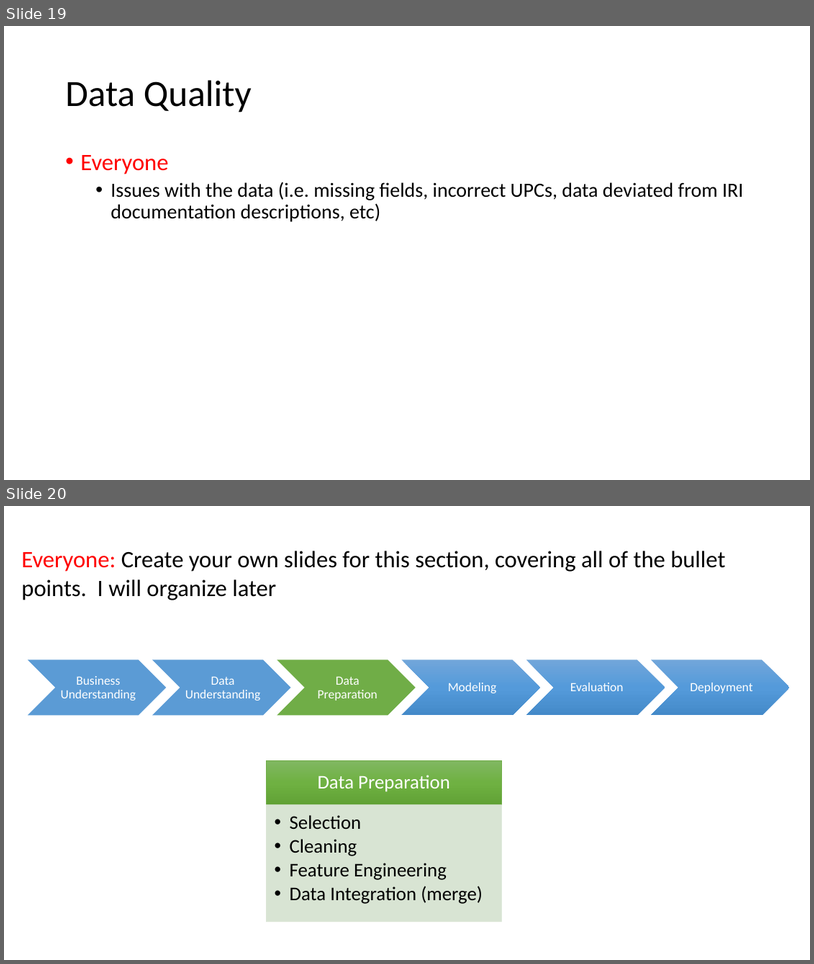
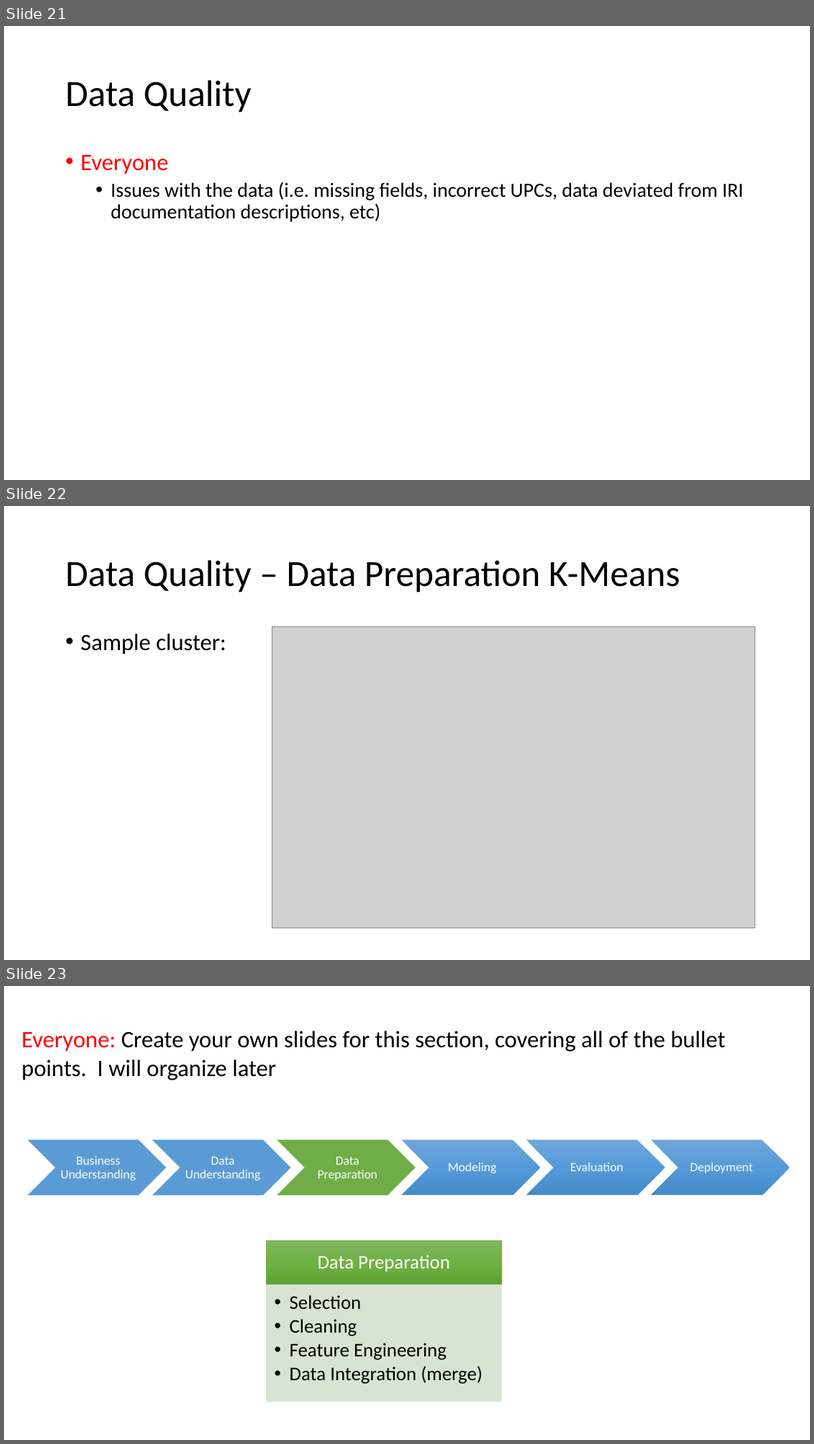
Before and after one commit to mGalarnyk/Machine_Learning_Froyo, a slide deck: Current_Powerpoint/Froyo_v2.pptx. Shown one above the other, each under a label of ours: slides 19 and 20 before the commit, slides 21, 22 and 23 after it. The pictures are 814x964 and 814x1444 pixels, drawn with LibreOffice and Linux fonts; fonts in the diff are those of the drawing; grey boxes stand for pictures. Boxes give left, top, right and bottom in pixels: in the first picture for what was removed or moved away, otherwise in the second. Text is boxed around its words. In the diff, an @@ line names an element or a change of style, - is before the commit and + after.

```diff
--- a/Current_Powerpoint/Froyo_v2.pptx
+++ b/Current_Powerpoint/Froyo_v2.pptx
@@ slide 22 added at [4,506,810,960], background #FFFFFF @@
@@ title added at [65,560,681,592], 44 pt, text #000000 @@
+Data Quality – Data Preparation K-Means
@@ text added at [80,633,226,654], 28 pt, text #000000 @@
+• Sample cluster:
@@ picture added at [272,627,756,928] @@
@@ what was slide 19 is now slide 21 @@
@@ what was slide 20 is now slide 23 @@
```
Also in this commit, not shown: 5 slides changed, 2 other slides added, 1 other file.
